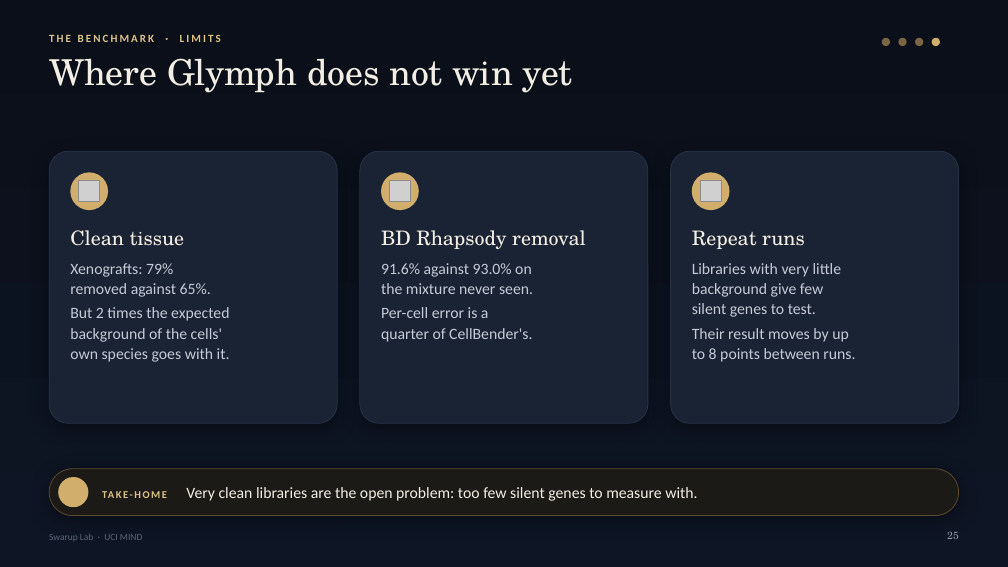
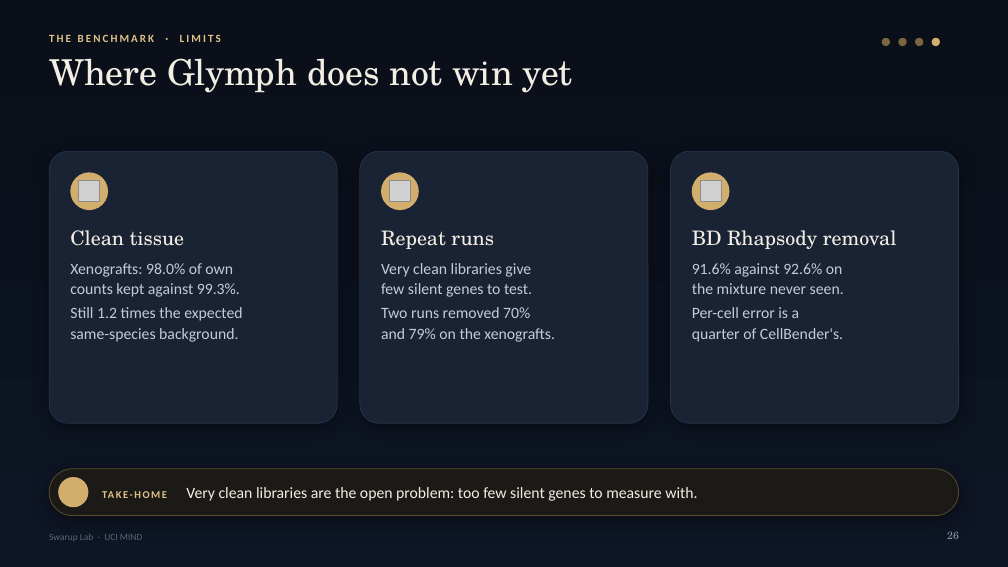
Before and after one commit to swaruplab/glymph, a slide deck: slide 26 of reports/Glymph_overview_dark.pptx (slide 25 before the commit). Drawn at 1008x567 pixels with LibreOffice and Linux fonts; fonts in the diff are those of the drawing; grey boxes stand for pictures; background and template pictures are left out. Boxes give left, top, right and bottom in pixels: in the first picture for what was removed or moved away, otherwise in the second. Text is boxed around its words. In the diff, an @@ line names an element or a change of style, - is before the commit and + after.

```diff
--- a/reports/Glymph_overview_dark.pptx
+++ b/reports/Glymph_overview_dark.pptx
@@ text at [381,230,494,249]: text changed @@
-BD Rhapsody removal
+Repeat runs
@@ text at [692,230,897,249]: text changed @@
-Repeat runs
+BD Rhapsody removal
@@ text at [70,263,242,342]: text changed @@
-Xenografts: 79%
-removed against 65%.
-But 2 times the expected
-background of the cells'
-own species goes with it.
+Xenografts: 98.0% of own
+counts kept against 99.3%.
+Still 1.2 times the expected
+same-species background.
@@ text at [381,263,555,342]: text changed @@
-91.6% against 93.0% on
-the mixture never seen.
-Per-cell error is a
-quarter of CellBender's.
+Very clean libraries give
+few silent genes to test.
+Two runs removed 70%
+and 79% on the xenografts.
@@ text at [692,263,844,342]: text changed @@
-Libraries with very little
-background give few
-silent genes to test.
-Their result moves by up
-to 8 points between runs.
+91.6% against 92.6% on
+the mixture never seen.
+Per-cell error is a
+quarter of CellBender's.
```
Also in this commit, not shown: 8 other slides changed, 1 slide added, 27 other files.
